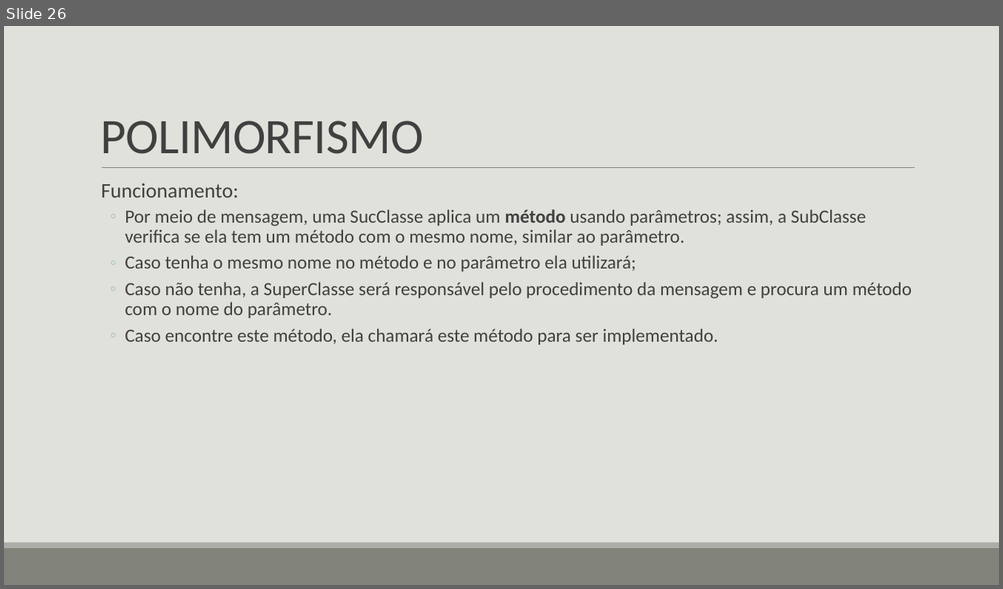
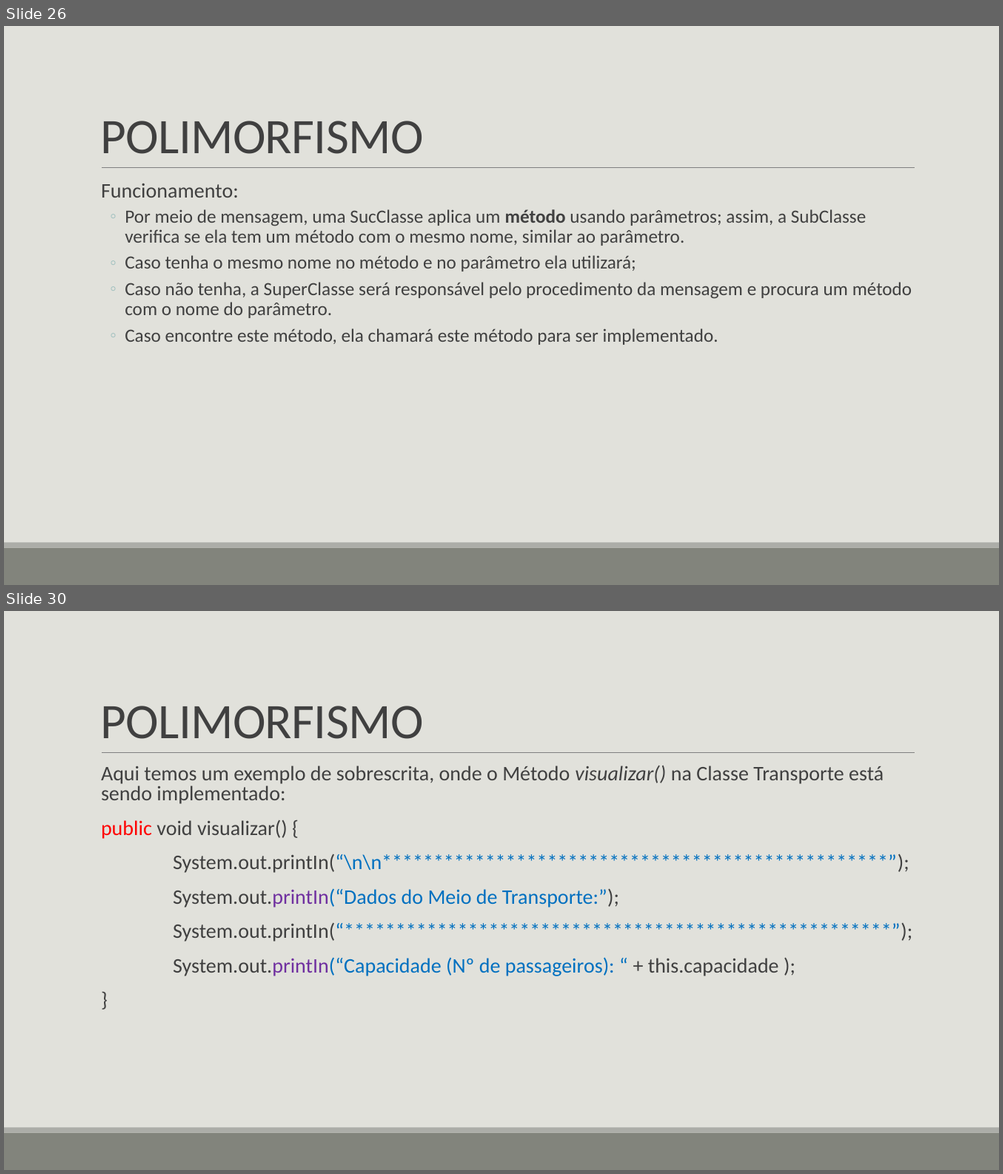
Before and after one commit to LucasHerculanoAmaro/Minhas-Aulas, a slide deck: Euripedes Simões de Paula/Java/Programação Orientada a Objetos 2/Programação Orientada a Objetos 2.pptx. Shown one above the other, each under a label of ours: slide 26 before the commit, slides 26 and 30 after it; the slides between them are not shown. The pictures are 1003x589 and 1003x1174 pixels, drawn with LibreOffice and Linux fonts; fonts in the diff are those of the drawing. Boxes give left, top, right and bottom in pixels: in the first picture for what was removed or moved away, otherwise in the second. Text is boxed around its words. In the diff, an @@ line names an element or a change of style, - is before the commit and + after.

```diff
--- a/Euripedes Simões de Paula/Java/Programação Orientada a Objetos 2/Programação Orientada a Objetos 2.pptx
+++ b/Euripedes Simões de Paula/Java/Programação Orientada a Objetos 2/Programação Orientada a Objetos 2.pptx
@@ slide 30 added at [4,611,999,1170], background #E1E1DB; not listed: 3 template elements that a slide beside it also shows @@
@@ title added at [101,706,424,739], 48 pt, text #404040 @@
+POLIMORFISMO
@@ text added at [101,766,912,977], 20 pt, text #404040 @@
+  Aqui temos um exemplo de sobrescrita, onde o Método visualizar() na Classe Transporte está sendo implementado:
+  public void visualizar() {
+  System.out.printIn(“\n\n*************************************************”);
+  System.out.printIn(“Dados do Meio de Transporte:”);
+  System.out.printIn(“*****************************************************”);
+  System.out.printIn(“Capacidade (Nº de passageiros): “ + this.capacidade );
+  }
```
Also in this commit, not shown: 4 slides changed, 5 other slides added.
